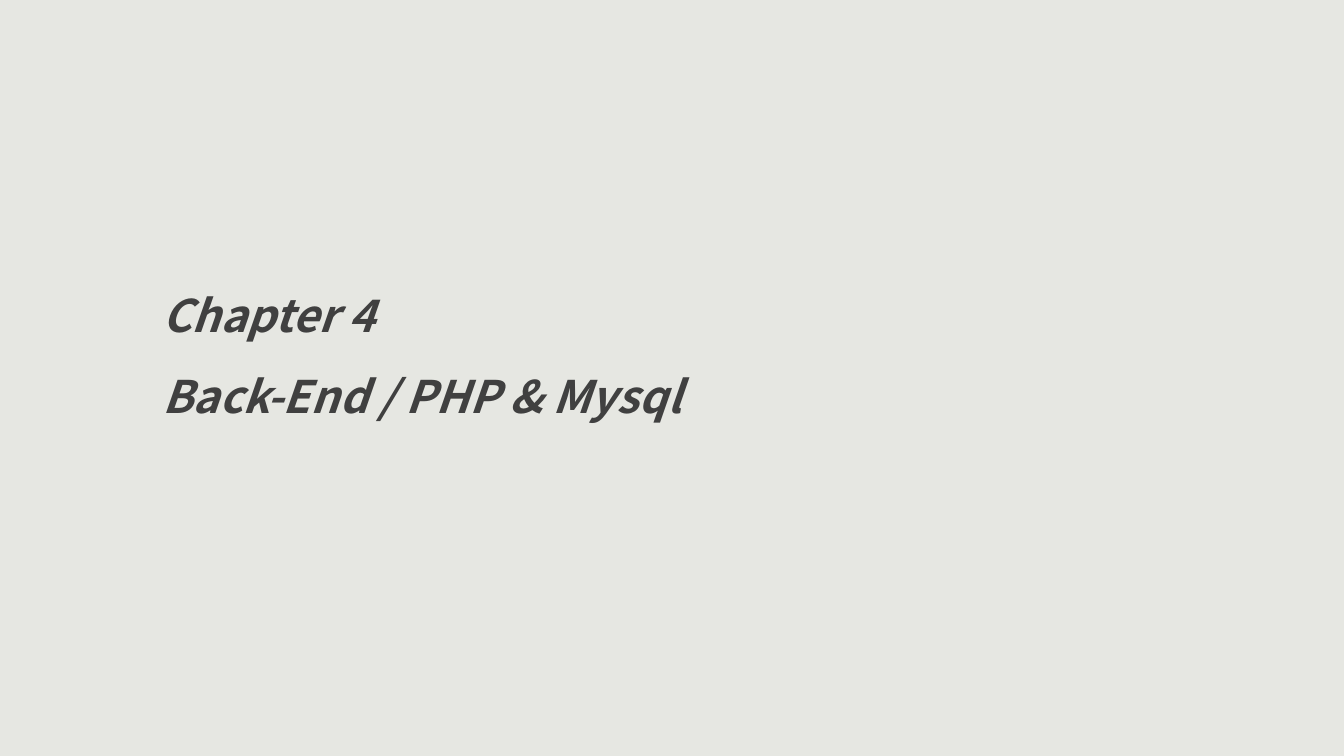
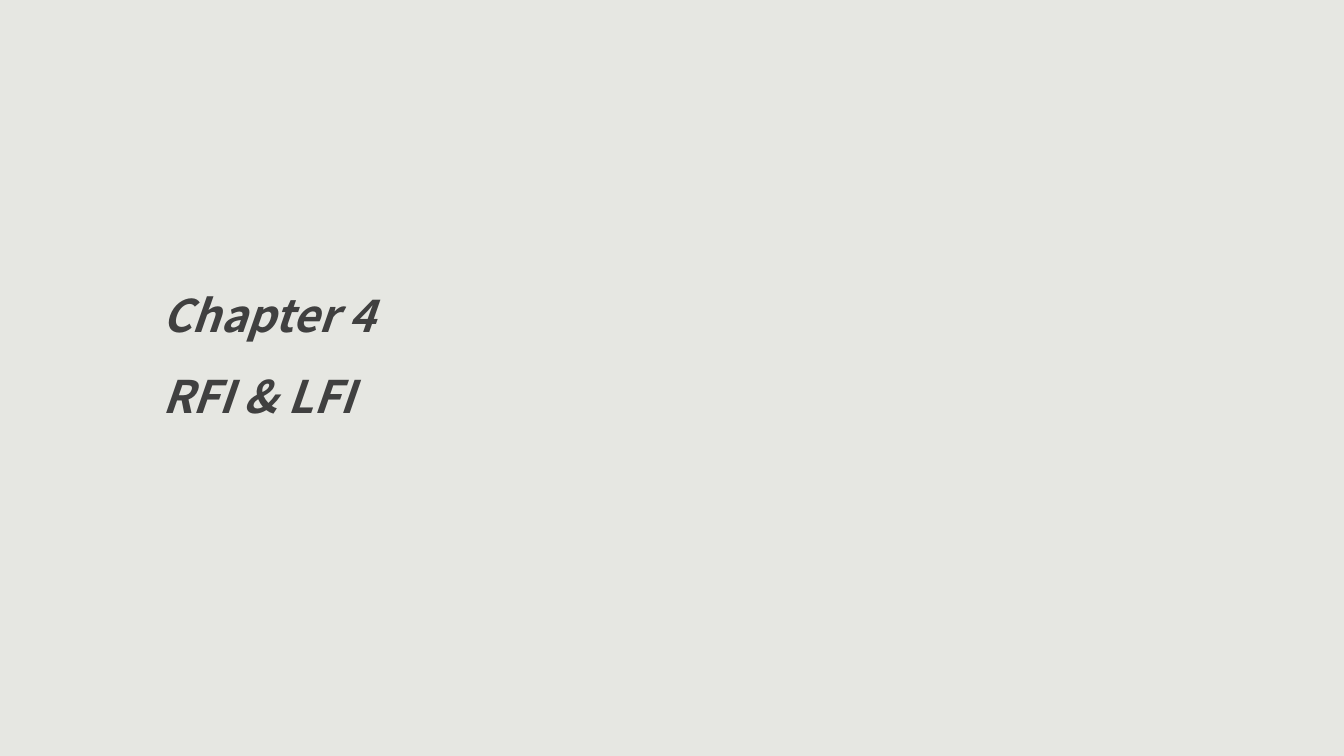
Before and after one commit to raxkson/kisec, a slide deck: slide 19 of Doc/Attack&Defense CTF-secu.pptx (slide 10 before the commit). Drawn at 1344x756 pixels with LibreOffice and Linux fonts; fonts in the diff are those of the drawing. Boxes give left, top, right and bottom in pixels: in the first picture for what was removed or moved away, otherwise in the second. Text is boxed around its words. In the diff, an @@ line names an element or a change of style, - is before the commit and + after.

```diff
--- a/Doc/Attack&Defense CTF-secu.pptx
+++ b/Doc/Attack&Defense CTF-secu.pptx
@@ text at bbox=[162, 380, 354, 413]: text changed @@
-Back-End / PHP & Mysql
+RFI & LFI
```
Also in this commit, not shown: 4 other slides changed, 37 slides added, 5 slides removed.
